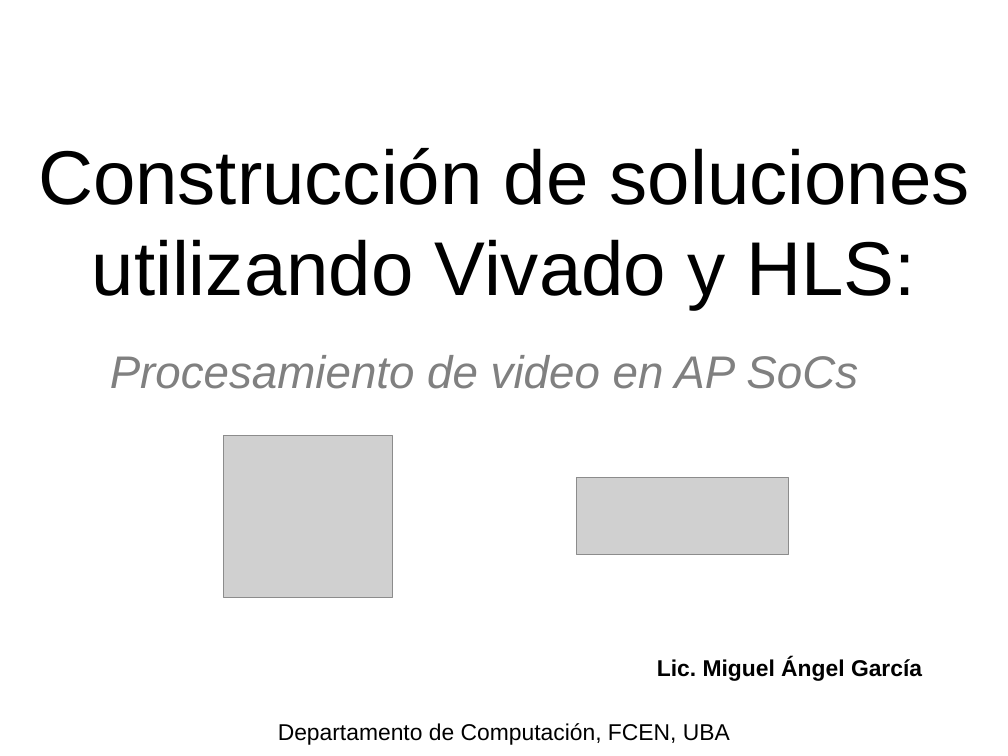
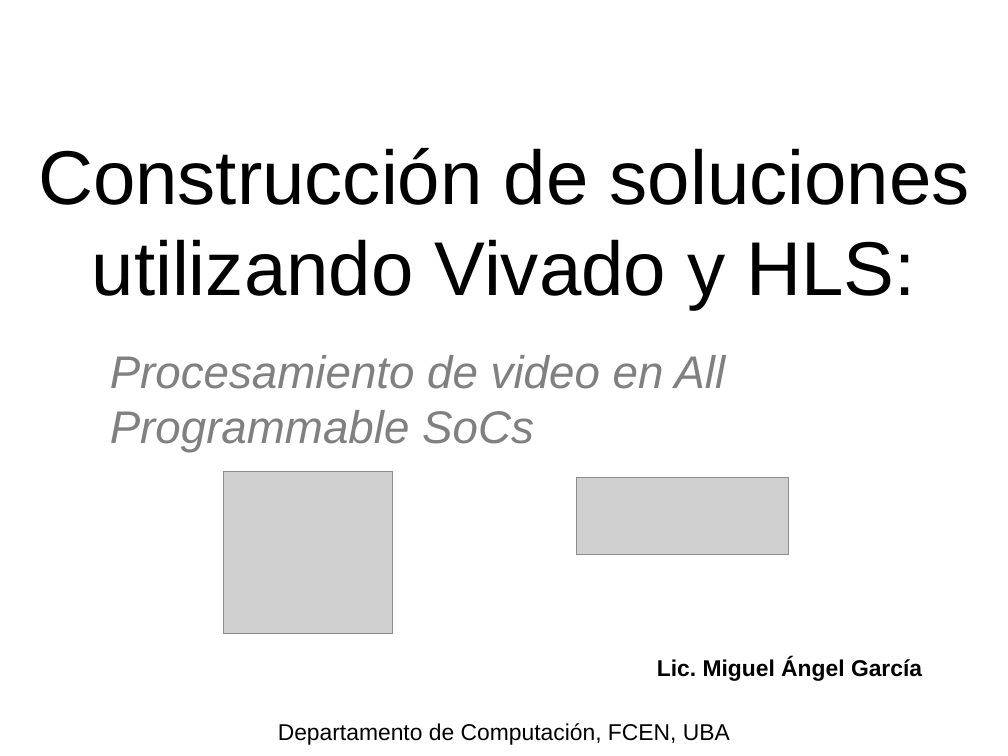
Before and after one commit to miguelgarcia/sase2017-hls-video, a slide deck: slide 1 of presentacion.odp. Drawn at 1008x756 pixels with LibreOffice and Linux fonts; fonts in the diff are those of the drawing; grey boxes stand for pictures. Boxes give left, top, right and bottom in pixels: in the first picture for what was removed or moved away, otherwise in the second. Text is boxed around its words. In the diff, an @@ line names an element or a change of style, - is before the commit and + after.

```diff
--- a/presentacion.odp
+++ b/presentacion.odp
@@ text at [110, 355, 725, 452]: text changed @@
-Procesamiento de video en AP SoCs
+Procesamiento de video en All Programmable SoCs
@@ picture: place and size @@
-picture at [223, 435, 392, 597]
+picture at [223, 472, 392, 634]
```
Also in this commit, not shown: 16 other slides changed, 5 slides added, 2 slides removed.
